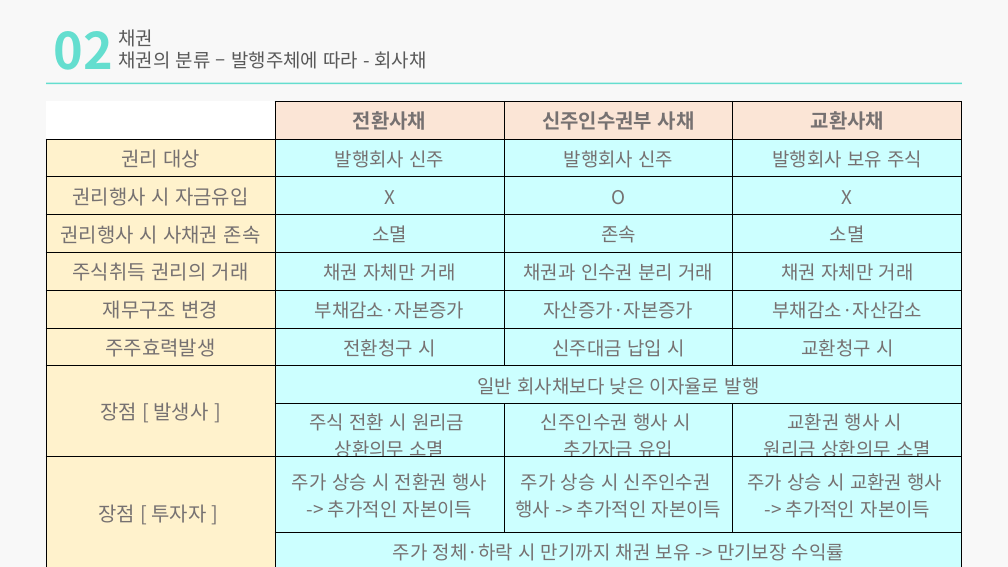
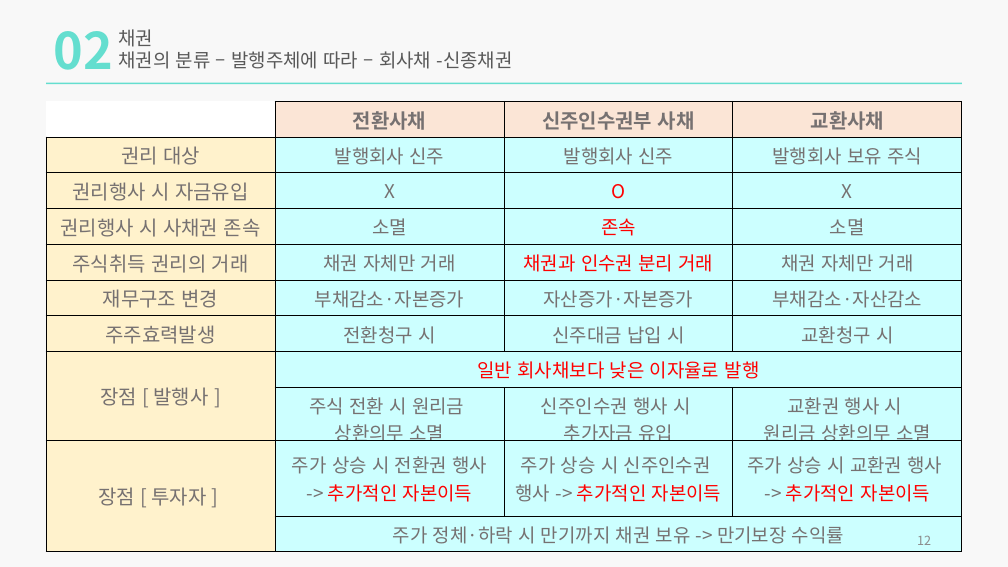
Before and after one commit to zndrke/Financial-Product, a slide deck: slide 12 of 금리채권/금리,채권,FRN.pptx (slide 11 before the commit). Drawn at 1008x567 pixels with LibreOffice and Linux fonts; fonts in the diff are those of the drawing. Boxes give left, top, right and bottom in pixels: in the first picture for what was removed or moved away, otherwise in the second. Text is boxed around its words. In the diff, an @@ line names an element or a change of style, - is before the commit and + after.

```diff
--- a/금리채권/금리,채권,FRN.pptx
+++ b/금리채권/금리,채권,FRN.pptx
@@ text at (118,51,513,69): text changed @@
-채권의 분류 – 발행주체에 따라 - 회사채
+채권의 분류 – 발행주체에 따라 – 회사채 -신종채권
@@ table at (46,101,963,548) @@
-row 8, column 1: 장점 [ 발생사 ]
+row 8, column 1: 장점 [ 발행사 ]
@@ text colour #767171 to #FF0000 in "O", "존속", "채권과 인수권 분리 거래", "일반 회사채보다 낮은 이자율로 발행" and 3 more places @@
@@ page number added at (917,536,931,545), 12 pt, text #8C8C8C @@
+12
```
Also in this commit, not shown: 19 other slides changed, 3 slides added, 2 slides removed, 4 other files.
